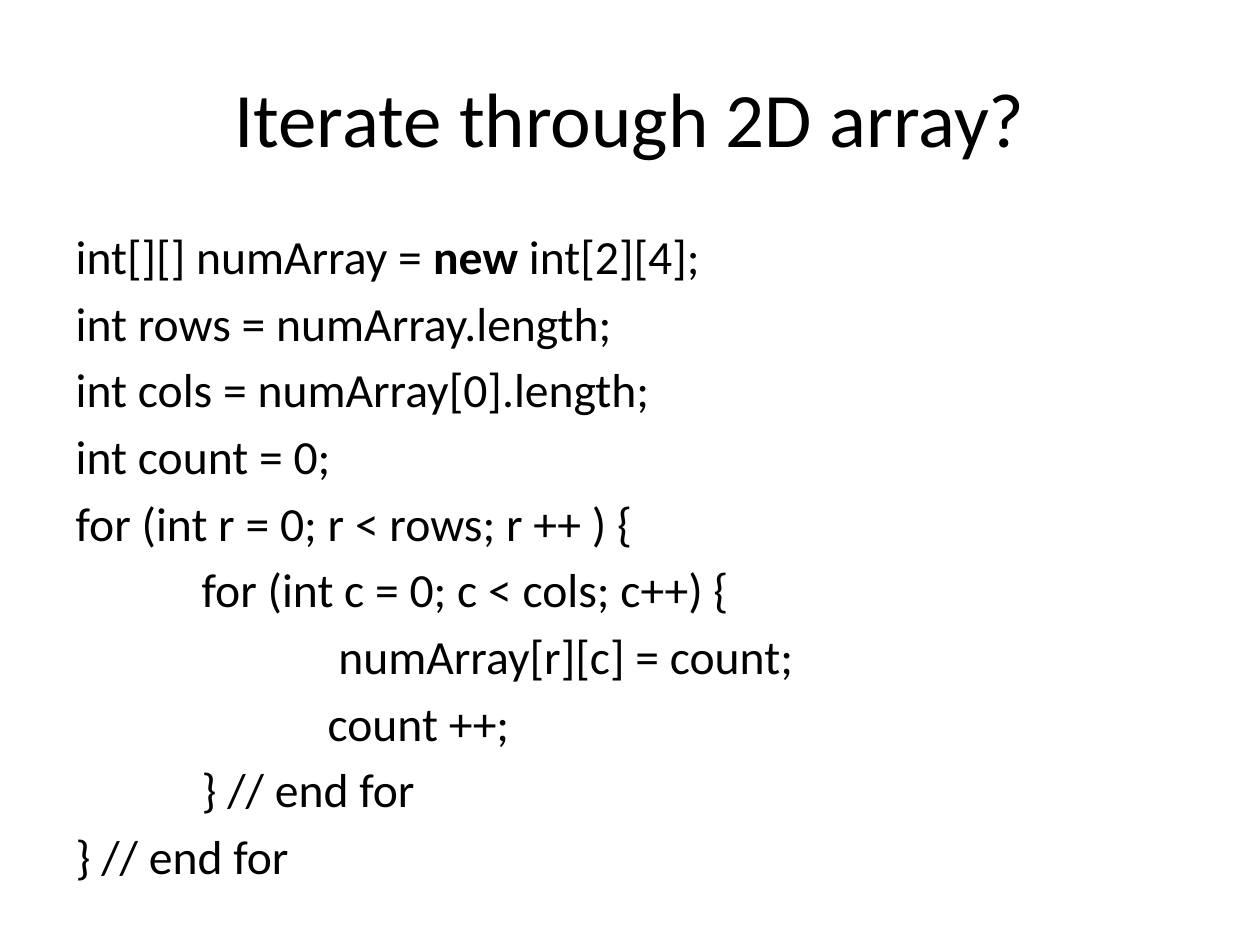
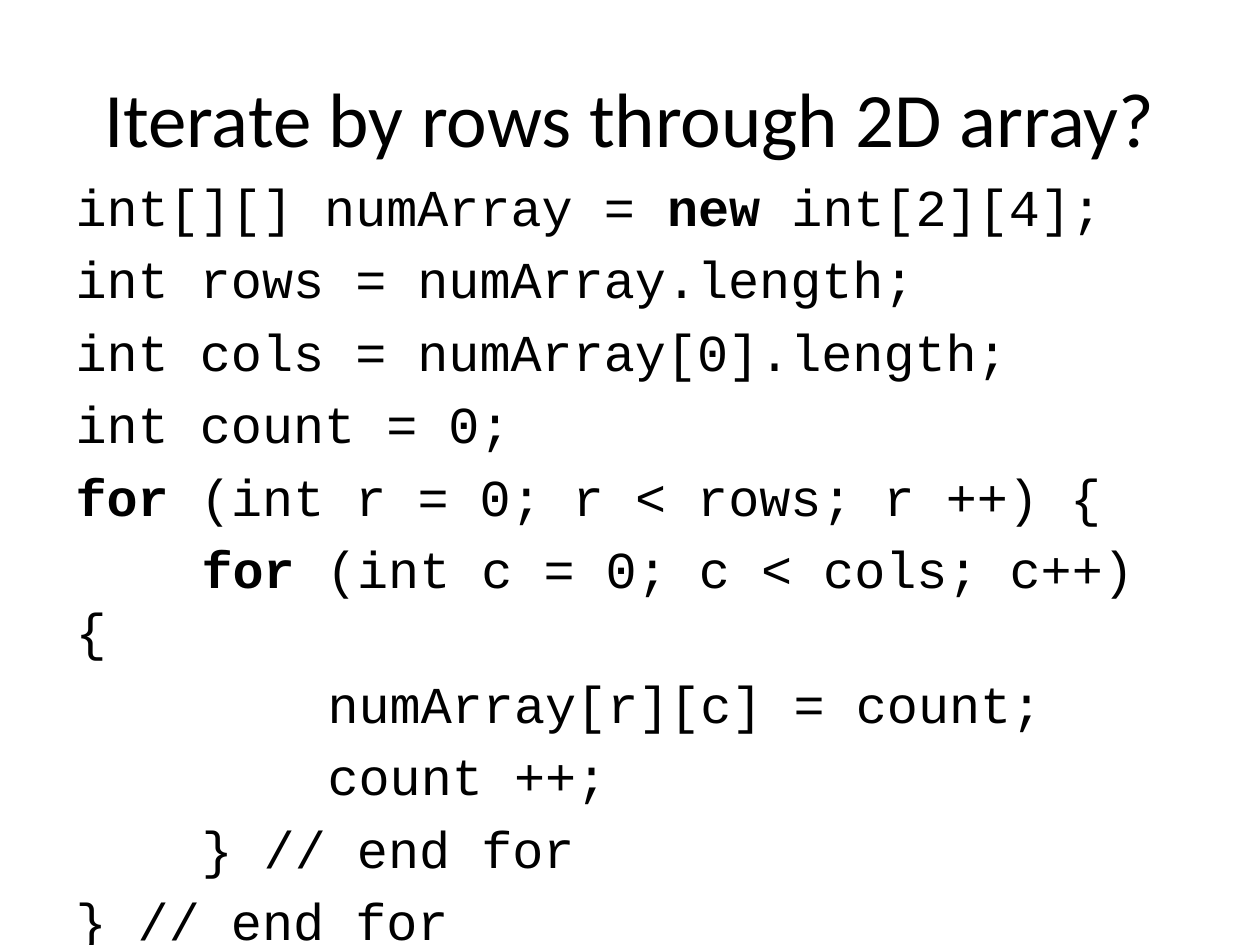
Before and after one commit to RHIT-CSSE/csse220, a slide deck: slide 41 of ClassMaterials/2DArraysAndMaps/Slides/2D Arrays and Maps.pptx (slide 40 before the commit). Drawn at 1260x945 pixels with LibreOffice and Linux fonts; fonts in the diff are those of the drawing. Boxes give left, top, right and bottom in pixels: in the first picture for what was removed or moved away, otherwise in the second. Text is boxed around its words. In the diff, an @@ line names an element or a change of style, - is before the commit and + after.

```diff
--- a/ClassMaterials/2DArraysAndMaps/Slides/2D Arrays and Maps.pptx
+++ b/ClassMaterials/2DArraysAndMaps/Slides/2D Arrays and Maps.pptx
@@ title at (x1=104, y1=93, x2=1154, y2=161): text changed @@
-Iterate through 2D array?
+Iterate by rows through 2D array?
@@ text "int[][] numArray = new int[2][4];" moved from (x1=76, y1=239, x2=793, y2=808) to (x1=76, y1=188, x2=1134, y2=869) @@
@@ text at (x1=76, y1=188, x2=1134, y2=869): size 27.2 to 29.6 pt, font Calibri to Courier New in "int[][] numArray = new int[2][4];", "int rows = numArray.length;", "int cols = numArray[0].length;", "int count = 0;" and 5 more places; bold on in "for" @@
@@ text at (x1=76, y1=478, x2=915, y2=527): text changed; size 27.2 to 29.6 pt; font Calibri to Courier New @@
-for (int r = 0; r < rows; r ++ ) {
+for (int r = 0; r < rows; r ++) {
```
Also in this commit, not shown: 10 other slides changed, 4 slides added.
